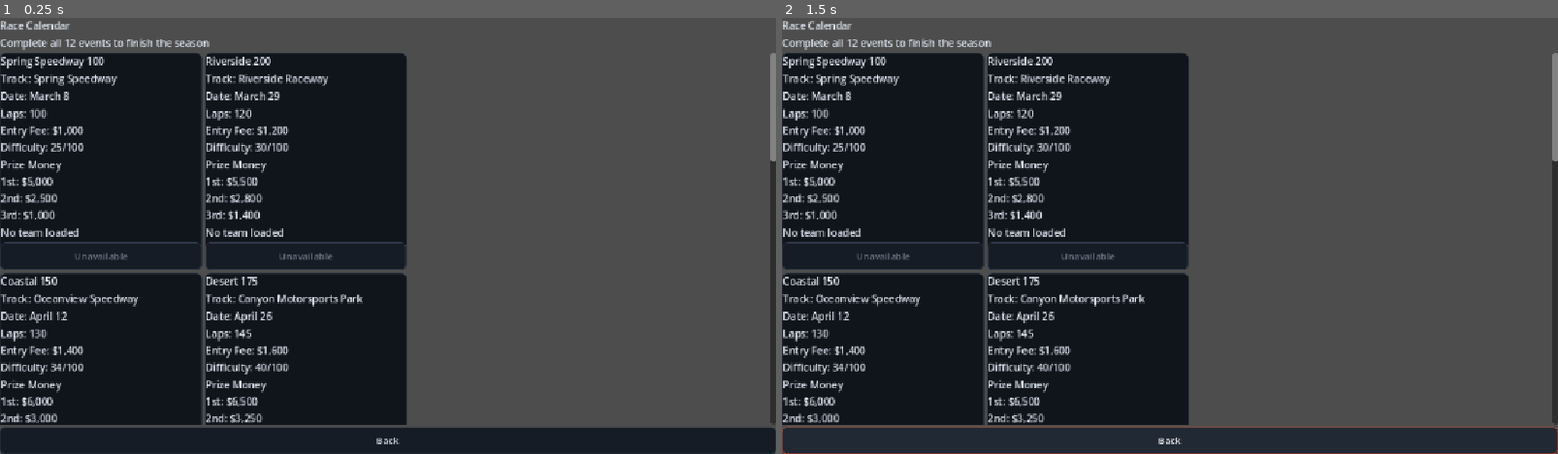
Above: before the commit, frames 1-2 (left to right).
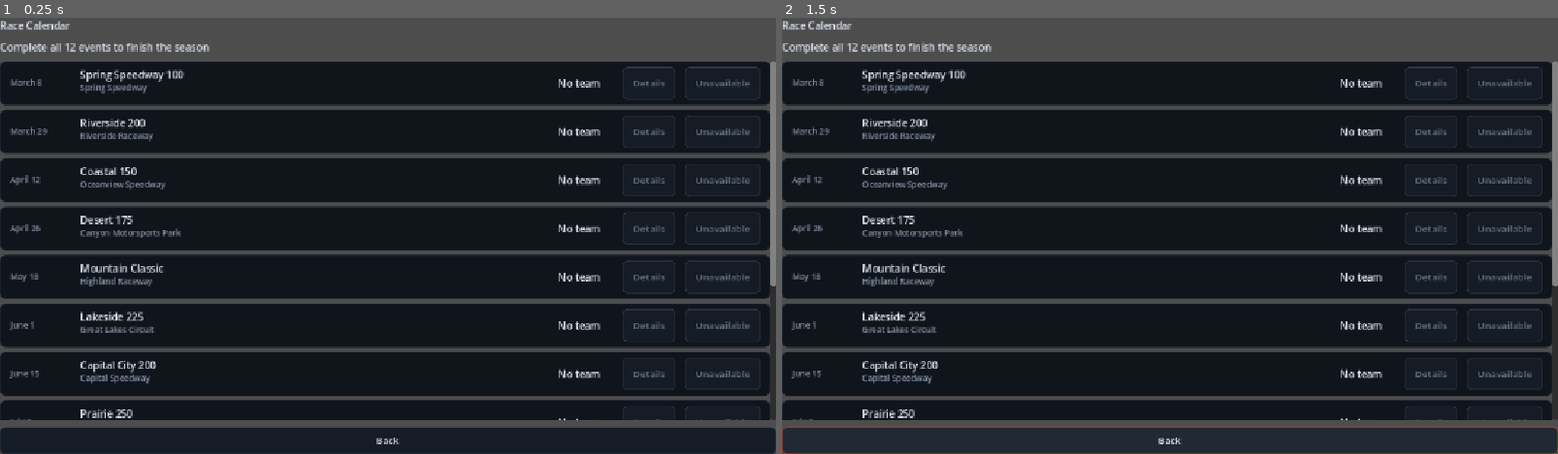
Above: after the commit, the same moments.

Repository: joeyp24/racing_manager
Game: Godot game, scene res://scenes/pages/race_calendar/race_calendar.tscn
Two runs of this game, one before a commit and one after it. Both use one fixed random seed, a clock stepped at 60 frames per second and the inputs below. This scene is started directly instead of the project's main scene.
Inputs:
- Up to frame 1 (0.25 s): no input
- Up to frame 2 (1.5 s): click "Back" at 0.5 s

The runs differ from the first frame. In frame 1, 48% of the frame differs, in the area x 0-100%, y 4-94%; in frame 2, 48%.

Commit message:
Fix live race controls and simplify calendar

Diff:
--- a/scenes/pages/live_race/live_race.gd
+++ b/scenes/pages/live_race/live_race.gd
@@ -13,6 +13,7 @@
 @onready var speed_selector: OptionButton = %speed_selector
 @onready var pace_selector: OptionButton = %pace_selector
 @onready var apply_pace_button: Button = %apply_pace_button
+@onready var next_lap_button: Button = %next_lap_button
 
 var simulation: RaceSimulation
 var lap_timer := Timer.new()
@@ -39,6 +40,7 @@
 	pause_button.pressed.connect(_toggle_pause)
 	speed_selector.item_selected.connect(_on_speed_selected)
 	apply_pace_button.pressed.connect(_apply_pace)
+	next_lap_button.pressed.connect(_advance_one_lap)
 	for speed in SPEEDS:
 		speed_selector.add_item("%dx" % speed)
 	pace_selector.add_item("Conserve")
@@ -91,6 +93,15 @@
 	simulation.set_player_pace(mode)
 	message_label.text = "%s mode will begin next lap" % mode
 	_refresh_display()
+
+
+func _advance_one_lap() -> void:
+	if simulation == null or simulation.is_complete:
+		return
+	simulation.simulate_lap()
+	_refresh_display()
+	if simulation.is_complete:
+		_finish_race()
 
 
 func _refresh_display() -> void:
@@ -161,6 +172,7 @@
 	lap_timer.stop()
 	pause_button.disabled = true
 	apply_pace_button.disabled = true
+	next_lap_button.disabled = true
 	message_label.text = "Race complete — preparing official results"
 	var result := RaceManager.finalize_live_race(simulation, GameManager.selected_car, str(weekend_data.get("strategy_id", "balanced")), weekend_data)
 	GameManager.active_race_weekend.clear()
@@ -176,3 +188,4 @@
 	message_label.text = "The active race entry could not be loaded."
 	pause_button.disabled = true
 	apply_pace_button.disabled = true
+	next_lap_button.disabled = true
--- a/scenes/pages/live_race/live_race.tscn
+++ b/scenes/pages/live_race/live_race.tscn
@@ -36,26 +36,20 @@
 content_margin_right = 14.0
 content_margin_bottom = 10.0
 
-[node name="LiveRace" type="Control"]
+[node name="LiveRace" type="ScrollContainer"]
 layout_mode = 3
 anchors_preset = 15
 anchor_right = 1.0
 anchor_bottom = 1.0
 grow_horizontal = 2
 grow_vertical = 2
+horizontal_scroll_mode = 0
 script = ExtResource("1")
 
 [node name="Root" type="VBoxContainer" parent="."]
-layout_mode = 1
-anchors_preset = 15
-anchor_right = 1.0
-anchor_bottom = 1.0
-offset_left = 18.0
-offset_top = 14.0
-offset_right = -18.0
-offset_bottom = -14.0
-grow_horizontal = 2
-grow_vertical = 2
+layout_mode = 2
+size_flags_horizontal = 3
+size_flags_vertical = 3
 theme_override_constants/separation = 10
 
 [node name="Header" type="PanelContainer" parent="Root"]
@@ -113,7 +107,7 @@
 layout_mode = 2
 size_flags_vertical = 3
 bbcode_enabled = true
-fit_content = true
+fit_content = false
 scroll_active = false
 
 [node name="Side" type="VBoxContainer" parent="Root/Main"]
@@ -149,7 +143,7 @@
 [node name="apply_pace_button" type="Button" parent="Root/Main/Side/ControlsCard/Controls"]
 unique_name_in_owner = true
 layout_mode = 2
-text = "Apply Next Lap"
+text = "Apply Pace"
 
 [node name="SpeedRow" type="HBoxContainer" parent="Root/Main/Side/ControlsCard/Controls"]
 layout_mode = 2
@@ -164,6 +158,11 @@
 unique_name_in_owner = true
 layout_mode = 2
 
+[node name="next_lap_button" type="Button" parent="Root/Main/Side/ControlsCard/Controls"]
+unique_name_in_owner = true
+layout_mode = 2
+text = "Next Lap"
+
 [node name="FeedCard" type="PanelContainer" parent="Root"]
 custom_minimum_size = Vector2(0, 130)
 layout_mode = 2
--- a/scenes/pages/race_calendar/race_calendar.gd
+++ b/scenes/pages/race_calendar/race_calendar.gd
@@ -6,7 +6,7 @@
 
 @export var race_calendar: Array[Race] = []
 
-@onready var races_container: GridContainer = %races_container
+@onready var races_container: VBoxContainer = %races_container
 @onready var back_button: Button = %back_button
 
 
--- a/scenes/pages/race_calendar/race_calendar.tscn
+++ b/scenes/pages/race_calendar/race_calendar.tscn
@@ -36,6 +36,7 @@
 
 [node name="race_calendar_container" type="VBoxContainer" parent="margin_container" unique_id=497961398]
 layout_mode = 2
+theme_override_constants/separation = 10
 
 [node name="title_label" type="Label" parent="margin_container/race_calendar_container" unique_id=514835337]
 unique_name_in_owner = true
@@ -51,13 +52,11 @@
 layout_mode = 2
 size_flags_vertical = 3
 
-[node name="races_container" type="GridContainer" parent="margin_container/race_calendar_container/races_scroll_container" unique_id=1844677426]
+[node name="races_container" type="VBoxContainer" parent="margin_container/race_calendar_container/races_scroll_container" unique_id=1844677426]
 unique_name_in_owner = true
-custom_minimum_size = Vector2(650, 300)
 layout_mode = 2
 size_flags_horizontal = 3
-size_flags_vertical = 3
-columns = 2
+theme_override_constants/separation = 6
 
 [node name="back_button" type="Button" parent="margin_container/race_calendar_container" unique_id=474133777]
 unique_name_in_owner = true
--- a/scenes/pages/race_calendar/race_event.gd
+++ b/scenes/pages/race_calendar/race_event.gd
@@ -6,16 +6,19 @@
 @onready var race_name_label: Label = %race_name_label
 @onready var track_label: Label = %track_label
 @onready var date_label: Label = %date_label
-@onready var race_details_label: Label = %race_details_label
-@onready var prize_label: Label = %prize_label
 @onready var status_label: Label = %status_label
 @onready var enter_button: Button = %enter_button
+@onready var details_button: Button = %details_button
+@onready var details_dialog: AcceptDialog = %details_dialog
+@onready var dialog_title: Label = %dialog_title
+@onready var dialog_details: Label = %dialog_details
 
 
 func _ready() -> void:
 	enter_button.pressed.connect(
 		_on_enter_button_pressed
 	)
+	details_button.pressed.connect(_on_details_button_pressed)
 
 	update_display()
 
@@ -33,35 +36,26 @@
 		return
 
 	race_name_label.text = race.race_name
-	track_label.text = "Track: %s" % race.track_name
-	date_label.text = "Date: %s" % race.race_date
-
-	race_details_label.text = (
-		"Laps: %d\nEntry Fee: $%s\nDifficulty: %d/100"
-		% [
-			race.lap_count,
-			format_number(race.entry_fee),
-			race.difficulty
-		]
-	)
-
-	prize_label.text = (
-		"Prize Money\n"
-		+ "1st: $%s\n"
-		+ "2nd: $%s\n"
-		+ "3rd: $%s"
-	) % [
+	track_label.text = race.track_name
+	date_label.text = race.race_date
+	dialog_title.text = race.race_name
+	dialog_details.text = (
+		"%s  •  %s\n\n%d laps  •  Difficulty %d/100\nEntry fee: $%s\n\nPrize money\n1st  $%s\n2nd  $%s\n3rd  $%s"
+	) % [race.track_name, race.race_date, race.lap_count, race.difficulty,
+		format_number(race.entry_fee),
 		format_number(race.first_place_prize),
 		format_number(race.second_place_prize),
 		format_number(race.third_place_prize)
 	]
+	if not race.description.is_empty():
+		dialog_details.text += "\n\n%s" % race.description
 
 	update_entry_status()
 
 
 func update_entry_status() -> void:
 	if GameManager.team == null:
-		status_label.text = "No team loaded"
+		status_label.text = "No team"
 		enter_button.text = "Unavailable"
 		enter_button.disabled = true
 		return
@@ -85,15 +79,13 @@
 		return
 
 	if not team_has_a_car():
-		status_label.text = "You need a car to enter"
+		status_label.text = "No car"
 		enter_button.text = "Enter Race"
 		enter_button.disabled = true
 		return
 
 	if GameManager.team.money < race.entry_fee:
-		status_label.text = (
-			"Not enough money for the entry fee"
-		)
+		status_label.text = "Need funds"
 
 		enter_button.text = "Enter Race"
 		enter_button.disabled = true
@@ -116,11 +108,16 @@
 	race_name_label.text = "Missing Race"
 	track_label.text = ""
 	date_label.text = ""
-	race_details_label.text = ""
-	prize_label.text = ""
 	status_label.text = "No race resource assigned"
+	details_button.disabled = true
 	enter_button.text = "Unavailable"
 	enter_button.disabled = true
+
+
+func _on_details_button_pressed() -> void:
+	if race == null:
+		return
+	details_dialog.popup_centered()
 
 
 func _on_enter_button_pressed() -> void:
--- a/scenes/pages/race_calendar/race_event.tscn
+++ b/scenes/pages/race_calendar/race_event.tscn
@@ -1,47 +1,77 @@
-[gd_scene format=3 uid="uid://padsykvfkble"]
+[gd_scene load_steps=2 format=3 uid="uid://padsykvfkble"]
 
 [ext_resource type="Script" uid="uid://1t347ffckfo3" path="res://scenes/pages/race_calendar/race_event.gd" id="1_vb6kx"]
 
-[node name="RaceEvent" type="PanelContainer" unique_id=1647017693]
-custom_minimum_size = Vector2(300, 260)
-anchors_preset = 15
-anchor_right = 1.0
-anchor_bottom = 1.0
-grow_horizontal = 2
-grow_vertical = 2
+[node name="RaceEvent" type="PanelContainer"]
+custom_minimum_size = Vector2(0, 66)
 script = ExtResource("1_vb6kx")
 
-[node name="margin_container" type="MarginContainer" parent="." unique_id=1036826197]
+[node name="Margin" type="MarginContainer" parent="."]
 layout_mode = 2
+theme_override_constants/margin_left = 14
+theme_override_constants/margin_top = 8
+theme_override_constants/margin_right = 14
+theme_override_constants/margin_bottom = 8
 
-[node name="event_container" type="VBoxContainer" parent="margin_container" unique_id=2079314532]
+[node name="Row" type="HBoxContainer" parent="Margin"]
 layout_mode = 2
+theme_override_constants/separation = 14
 
-[node name="race_name_label" type="Label" parent="margin_container/event_container" unique_id=117711492]
+[node name="date_label" type="Label" parent="Margin/Row"]
+unique_name_in_owner = true
+custom_minimum_size = Vector2(90, 0)
+layout_mode = 2
+theme_type_variation = &"MutedLabel"
+
+[node name="NameAndTrack" type="VBoxContainer" parent="Margin/Row"]
+layout_mode = 2
+size_flags_horizontal = 3
+theme_override_constants/separation = 0
+
+[node name="race_name_label" type="Label" parent="Margin/Row/NameAndTrack"]
 unique_name_in_owner = true
 layout_mode = 2
+text_overrun_behavior = 3
 
-[node name="track_label" type="Label" parent="margin_container/event_container" unique_id=822233140]
+[node name="track_label" type="Label" parent="Margin/Row/NameAndTrack"]
 unique_name_in_owner = true
 layout_mode = 2
+theme_type_variation = &"MutedLabel"
+text_overrun_behavior = 3
 
-[node name="date_label" type="Label" parent="margin_container/event_container" unique_id=1719382355]
+[node name="status_label" type="Label" parent="Margin/Row"]
+unique_name_in_owner = true
+custom_minimum_size = Vector2(100, 0)
+layout_mode = 2
+horizontal_alignment = 1
+vertical_alignment = 1
+
+[node name="details_button" type="Button" parent="Margin/Row"]
 unique_name_in_owner = true
 layout_mode = 2
+text = "Details"
 
-[node name="race_details_label" type="Label" parent="margin_container/event_container" unique_id=272833234]
+[node name="enter_button" type="Button" parent="Margin/Row"]
+unique_name_in_owner = true
+custom_minimum_size = Vector2(112, 0)
+layout_mode = 2
+text = "Enter Race"
+
+[node name="details_dialog" type="AcceptDialog" parent="."]
+unique_name_in_owner = true
+title = "Race Details"
+min_size = Vector2i(430, 280)
+
+[node name="Details" type="VBoxContainer" parent="details_dialog"]
+layout_mode = 2
+theme_override_constants/separation = 10
+
+[node name="dialog_title" type="Label" parent="details_dialog/Details"]
 unique_name_in_owner = true
 layout_mode = 2
+theme_override_font_sizes/font_size = 22
 
-[node name="prize_label" type="Label" parent="margin_container/event_container" unique_id=1620520351]
+[node name="dialog_details" type="Label" parent="details_dialog/Details"]
 unique_name_in_owner = true
 layout_mode = 2
-
-[node name="status_label" type="Label" parent="margin_container/event_container" unique_id=11760888]
-unique_name_in_owner = true
-layout_mode = 2
-
-[node name="enter_button" type="Button" parent="margin_container/event_container" unique_id=1121182135]
-unique_name_in_owner = true
-layout_mode = 2
-text = "Enter Race"
+autowrap_mode = 2
